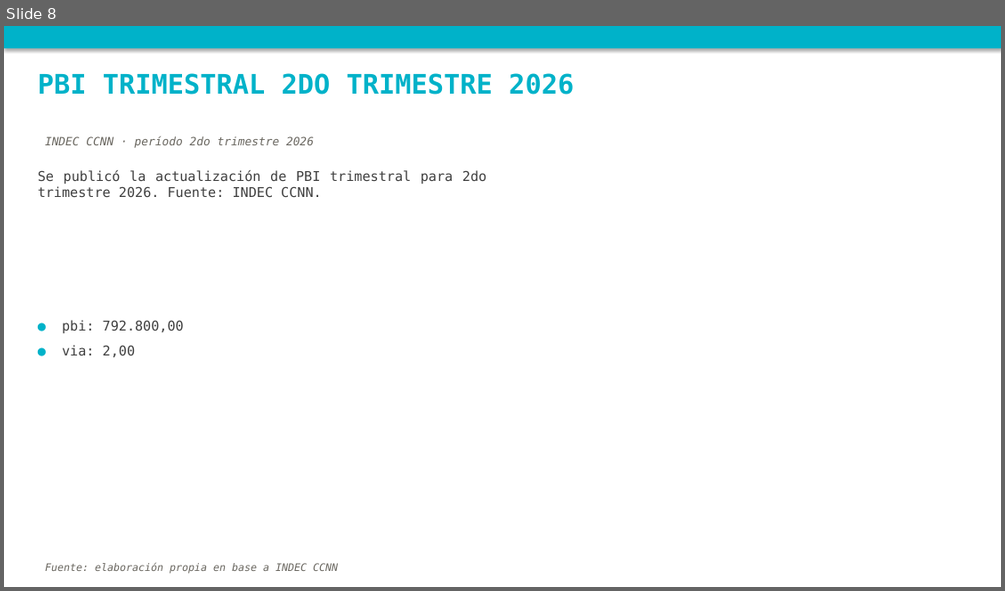
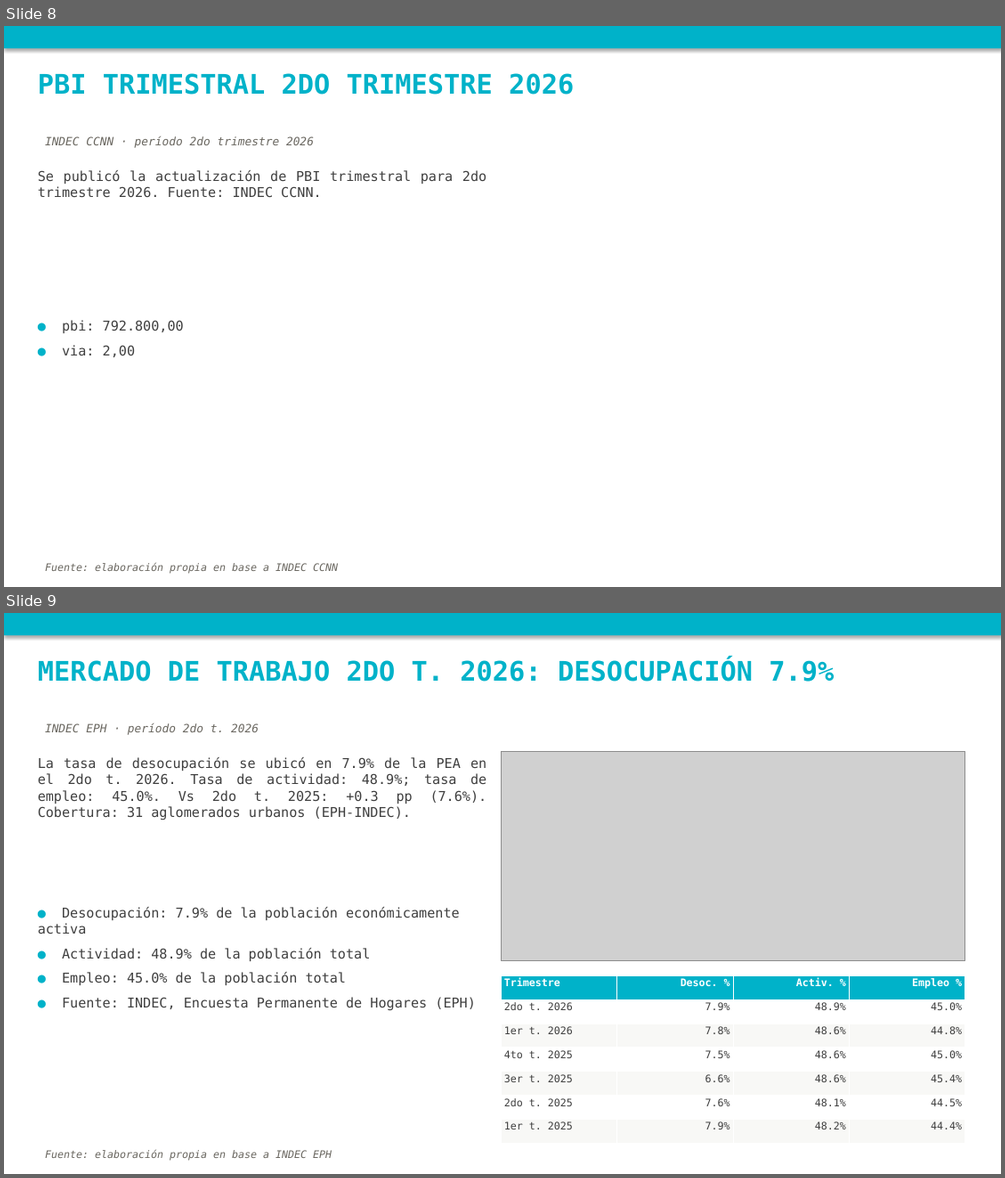
Before and after one commit to nwalovnik/boludos-ppt, a slide deck: publicaciones_semana.pptx. Shown one above the other, each under a label of ours: slide 8 before the commit, slides 8 and 9 after it. The pictures are 1005x591 and 1005x1178 pixels, drawn with LibreOffice and Linux fonts; fonts in the diff are those of the drawing; grey boxes stand for pictures. Boxes give left, top, right and bottom in pixels: in the first picture for what was removed or moved away, otherwise in the second. Text is boxed around its words. In the diff, an @@ line names an element or a change of style, - is before the commit and + after.

```diff
--- a/publicaciones_semana.pptx
+++ b/publicaciones_semana.pptx
@@ slide 9 added at (x1=4, y1=613, x2=1001, y2=1174), background #FFFFFF @@
@@ rectangle added at (x1=4, y1=613, x2=1001, y2=635), fill #00B2C9 @@
@@ text added at (x1=38, y1=658, x2=833, y2=682), 26 pt, text #00B2C9, bold @@
+MERCADO DE TRABAJO 2DO T. 2026: DESOCUPACIÓN 7.9%
@@ text added at (x1=45, y1=723, x2=259, y2=735), 11 pt, text #6A6760, italic @@
+INDEC EPH · período 2do t. 2026
@@ text added at (x1=38, y1=757, x2=487, y2=820), 13 pt, text #3F3F3F @@
+La tasa de desocupación se ubicó en 7.9% de la PEA en el 2do t. 2026. Tasa de actividad: 48.9%; tasa de empleo: 45.0%. Vs 2do t. 2025: +0.3 pp (7.6%). Cobertura: 31 aglomerados urbanos (EPH-INDEC).
@@ picture added at (x1=502, y1=751, x2=965, y2=961) @@
@@ text added at (x1=38, y1=907, x2=476, y2=1011), 13 pt, text #3F3F3F @@
+● Desocupación: 7.9% de la población económicamente activa
+● Actividad: 48.9% de la población total
+● Empleo: 45.0% de la población total
+● Fuente: INDEC, Encuesta Permanente de Hogares (EPH)
@@ table added at (x1=502, y1=976, x2=965, y2=1143), 7 rows, 4 columns @@
+Trimestre | Desoc. % | Activ. % | Empleo %
+2do t. 2026 | 7.9% | 48.9% | 45.0%
+1er t. 2026 | 7.8% | 48.6% | 44.8%
+4to t. 2025 | 7.5% | 48.6% | 45.0%
+3er t. 2025 | 6.6% | 48.6% | 45.4%
+2do t. 2025 | 7.6% | 48.1% | 44.5%
+1er t. 2025 | 7.9% | 48.2% | 44.4%
@@ text added at (x1=45, y1=1149, x2=332, y2=1160), 10 pt, text #6A6760, italic @@
+Fuente: elaboración propia en base a INDEC EPH
```
Also in this commit, not shown: 1 slide changed, 4 other files.
